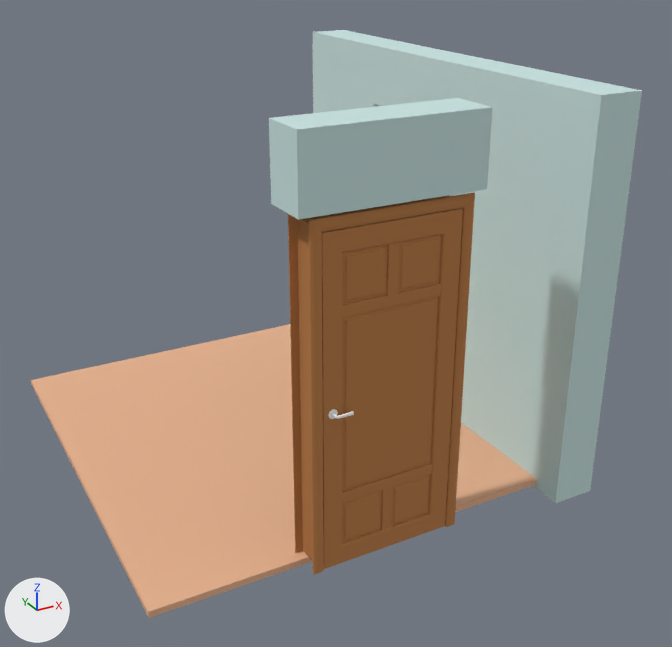
One commit to the FBX model Exit_OF/Exit_OFContent/HomeEScreen/home/homeDoor.FBX: the scene before it, then after it.
Rendered twice from a camera (50 mm lens) standing at (0.102, -0.175, 1.019) and looking at (0.778, 1.055, 0.404). The lights are fixed; the arrows at lower left show +X, +Y and +Z. Where no turn or scale is listed for an object, it has been applied to the vertices.

In view in the first picture: 'Line040', 'Line2091', 'Object007', 'Object030', 'Rectangle013'.
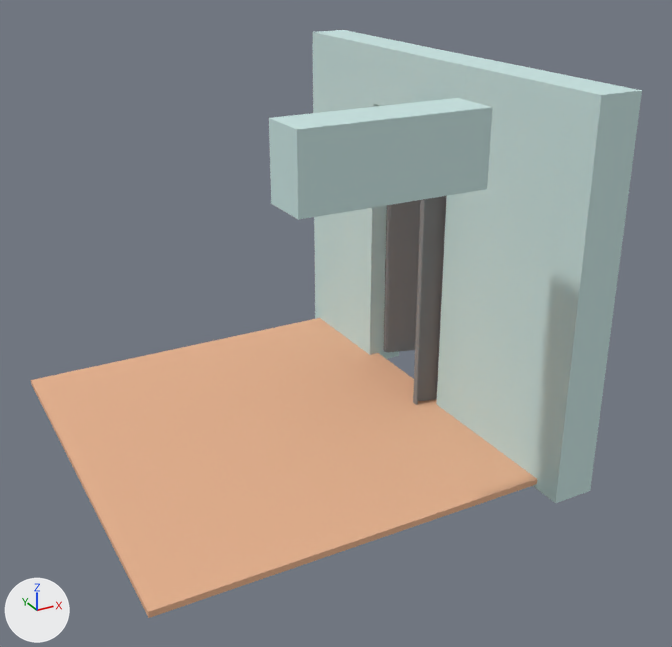
Changed parts and their boxes (x1, y1, x2, y2) in the pictures (672 x 647 px):
'Rectangle013', deleted
    before: (288, 193, 475, 574)
'Object030', deleted
    before: (328, 409, 354, 419)
'Rectangle015', unchanged, uncovered by the edit
    after: (384, 196, 447, 405)

The change, as a list of edits to the scene's bpy script:
```text
Remove ob_object030:
    ob_object030 = bpy.data.objects.new('Object030', me_mesh_008)
    ob_object030.location = (0.686, 0.76, 0.2)
Remove ob_rectangle013:
    ob_rectangle013 = bpy.data.objects.new('Rectangle013', me_mesh_006)
    ob_rectangle013.location = (0.686, 0.76, 0.2)
```
